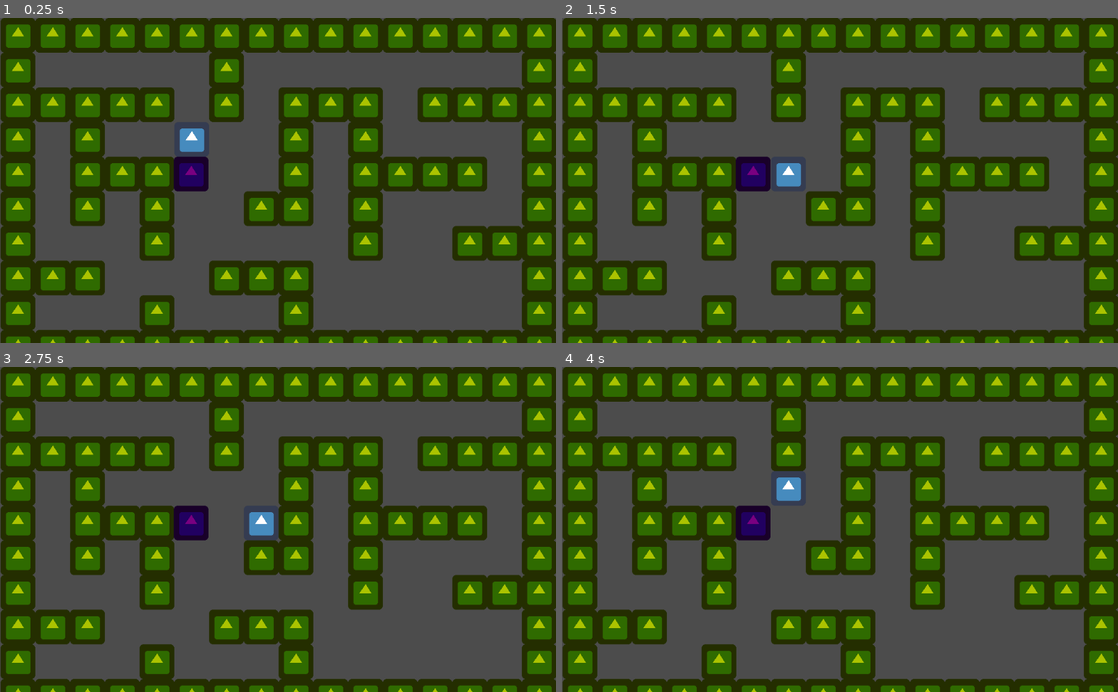
Above: before the commit, frames 1-4 (two rows, left to right).
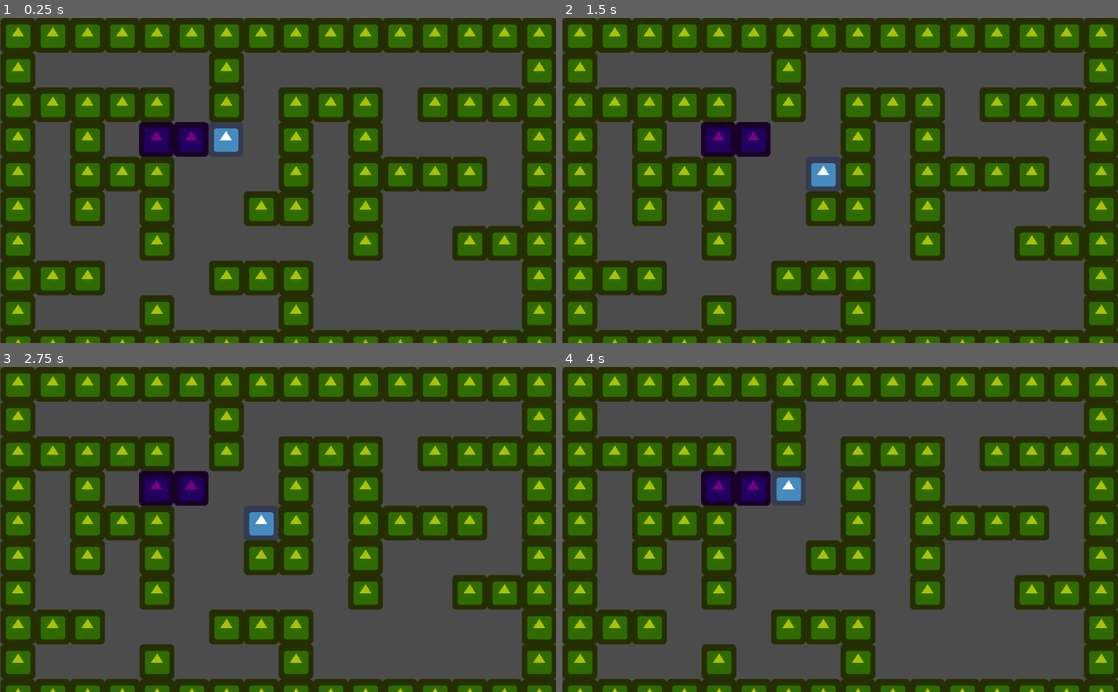
Above: after the commit, the same moments.

Repository: tuto193/Extrimoties
Game: Godot game, scene res://src/Level/TestTilemappedLevel.tscn
The game is run twice, just before and just after one commit, with the same random seed, the same clock (stepped at 60 frames per second) and the same inputs. The engine's default icon, where the game draws it, is replaced by a stand-in: a white triangle on a blue panel in a dark square.
Inputs:
- Up to frame 1 (0.25 s): no input
- Up to frame 2 (1.5 s): tap Enter at 0.5 s; hold Right (ui_right) 0.53-1.28 s; tap Space at 1.25 s; hold Down (ui_down) from 1.28 s (still down)
- Up to frame 3 (2.75 s): tap Enter at 2 s; release Down (ui_down) at 2.03 s; hold Right (ui_right) from 2.03 s (still down)
- Up to frame 4 (4 s): tap Space at 2.75 s; release Right (ui_right) at 2.78 s; hold Up (ui_up) 2.78-3.53 s; tap Enter at 3.5 s; hold Left (ui_left) from 3.53 s (still down)

The runs differ from the first frame. In frame 1, 2.3% of the frame differs, in the area x 25-43%, y 32-54%; in frame 2, 2.6%, in the area x 25-50%, y 32-54%; in frame 3, 2.0%; in frame 4, 2.0%.

Commit message:
No double pushing of blocks now possible [FIX]

Diff:
--- a/src/Level/TestTilemappedLevel.tscn
+++ b/src/Level/TestTilemappedLevel.tscn
@@ -43,7 +43,10 @@
 script = ExtResource( 2 )
 
 [node name="Player" parent="." instance=ExtResource( 3 )]
-position = Vector2( 352, 224 )
+position = Vector2( 415, 224 )
 
 [node name="Box" parent="." instance=ExtResource( 4 )]
-position = Vector2( 351, 288 )
+position = Vector2( 287, 224 )
+
+[node name="Box2" parent="." instance=ExtResource( 4 )]
+position = Vector2( 351, 224 )
--- a/src/Level/grid.gd
+++ b/src/Level/grid.gd
@@ -27,7 +27,7 @@
 			# Commented out, since we want to move objects, not destroy them
 			if piece.type == GridTraits.CELL_TYPE.BOX:
 				print("Cell %s already contains a box. Cannot push" %(cell_map_target))
-				return cell_map_start
+				return piece.position
 			var object_world_start: Vector2 = object_piece.position
 			var object_new_pos: Vector2 = move_piece_towards(
 				object_piece,
